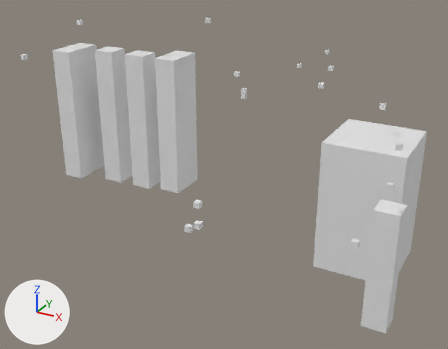
An edit to the OBJ model Assets/LevelData/NewRoom1LevelData.obj, drawn before and after from the same camera.
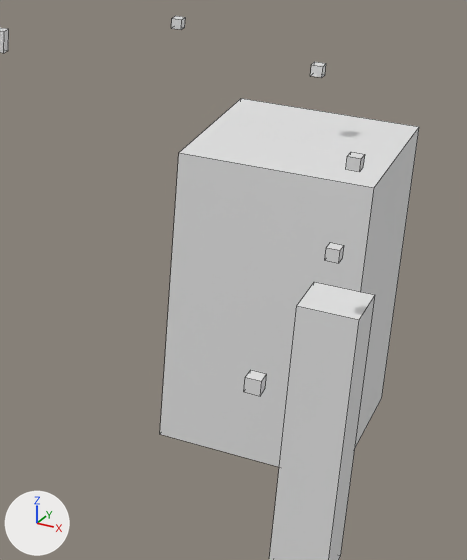
The first picture shows the older version from a 50 mm camera at (94.0, -132.0, 94.0) aimed at (-28.0, 89.0, -16.0). The close-ups show both versions on the part from 54% to 100% of the width and 22% to 92% of the height of that picture; other places that the commit changed are outside them. The lights are fixed; the arrows at lower left show +X, +Y and +Z. The close-ups show mesh edges as thin lines. Where no turn or scale is listed for an object, it has been applied to the vertices.

The first close-up shows 'HurtBox.001_Cube.088', 'HurtBox_Cube.087'.
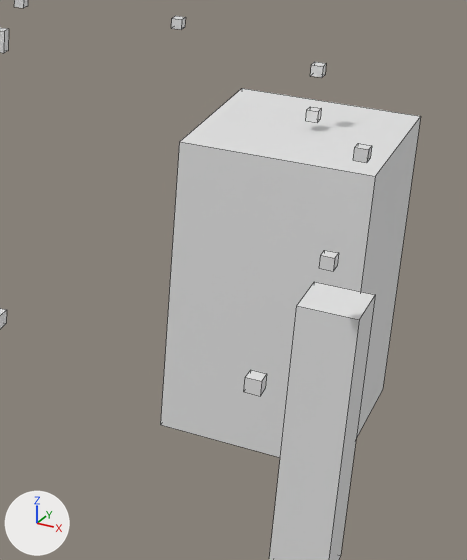
Where the change shows, as pixel boxes [x1, y1, x2, y2] in the close-ups (467 x 560 px):
```json
{"object": "HurtBox.001_Cube.088", "change": "reshaped", "before": [160, 98, 419, 467], "after": [161, 88, 421, 457]}
{"object": "Teleporter_Cube.004_Light.004_Cube.003", "change": "added", "after": [306, 107, 321, 122]}
```

Edits to the scene script, one JSON object a line:
```json
{"block": "me_hurtbox_001_cube_088", "where": "me_hurtbox_001_cube_088.from_pydata(...)  # 8 vertices, 6 faces; spans x 17.6..50.7, y 85.5..118.6, z -48.0..8.2"}
{"block": "me_hurtbox_001_cube_088", "where": "# used by ob_hurtbox_001_cube_088; location = (0.0, 0.0, 0.0)"}
{"block": "me_hurtbox_001_cube_088", "where": "# verts and faces of me_hurtbox_001_cube_088; kept vertices keep their numbers, new ones are numbered from 8"}
{"block": "me_hurtbox_001_cube_088", "where": "# before: 0 (17.6, 85.5, -48.0) at pixel (159, 434), 1 (17.6, 85.5, 8.2) at pixel (178, 152), 2 (17.6, 118.6, -48.0), 3 (17.6, 118.6, 8.2) at pixel (241, 98), 4 (50.7, 85.5, -48.0)"}
{"block": "me_hurtbox_001_cube_088", "where": "# before: 5 (50.7, 85.5, 8.2) at pixel (374, 187), 6 (50.7, 118.6, -48.0) at pixel (381, 398), 7 (50.7, 118.6, 8.2) at pixel (419, 126)"}
{"block": "me_hurtbox_001_cube_088", "change": "me_hurtbox_001_cube_088 part 1"}
{"op": "add", "block": "me_hurtbox_001_cube_088", "code": "delete_vertices([*range(0, 8)])  # with the faces that use them"}
{"op": "add", "block": "me_hurtbox_001_cube_088", "code": "verts[8] = (17.6, 85.5, -46.0)  # pixel (160, 424)"}
{"op": "add", "block": "me_hurtbox_001_cube_088", "code": "verts[9] = (17.6, 85.5, 10.2)  # pixel (179, 141)"}
{"op": "add", "block": "me_hurtbox_001_cube_088", "code": "verts[10] = (17.6, 118.6, 10.2)  # pixel (241, 88)"}
{"op": "add", "block": "me_hurtbox_001_cube_088", "code": "verts[11] = (17.6, 118.6, -46.0)"}
{"op": "add", "block": "me_hurtbox_001_cube_088", "code": "for new, old in zip([*range(12, 16)], [*range(8, 12)]): verts[new] = verts[old] + (33.1, 0.0, 0.0)"}
{"op": "add", "block": "me_hurtbox_001_cube_088", "code": "faces += [(8, 9, 10, 11), (10, 14, 15, 11), (12, 15, 14, 13), (8, 12, 13, 9), (8, 11, 15, 12), (9, 13, 14, 10)]"}
{"op": "add", "block": "me_teleporter_cube_004_light_004_cube_003", "code": ["me_teleporter_cube_004_light_004_cube_003 = bpy.data.meshes.new('Teleporter_Cube.004_Light.004_Cube.003')", "me_teleporter_cube_004_light_004_cube_003.from_pydata(...)  # a box spanning x 34.66..36.66, y 101.14..103.14, z 12.0..14.0"]}
{"op": "add", "block": "ob_teleporter_cube_004_light_004_cube_003", "code": ["ob_teleporter_cube_004_light_004_cube_003 = bpy.data.objects.new('Teleporter_Cube.004_Light.004_Cube.003', me_teleporter_cube_004_light_004_cube_003)", "ob_teleporter_cube_004_light_004_cube_003.location = (0.0, 0.0, 0.0)"]}
```
